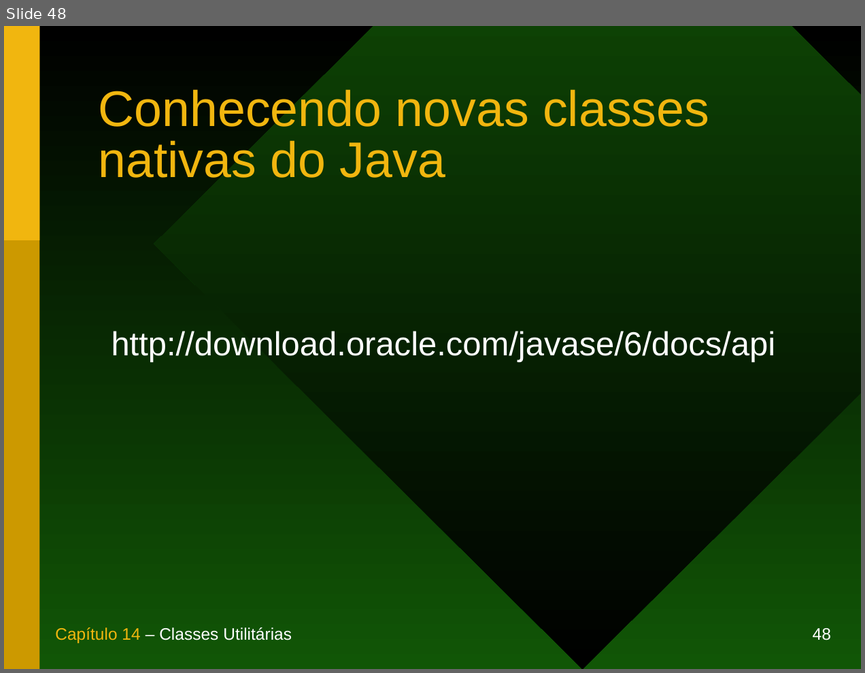
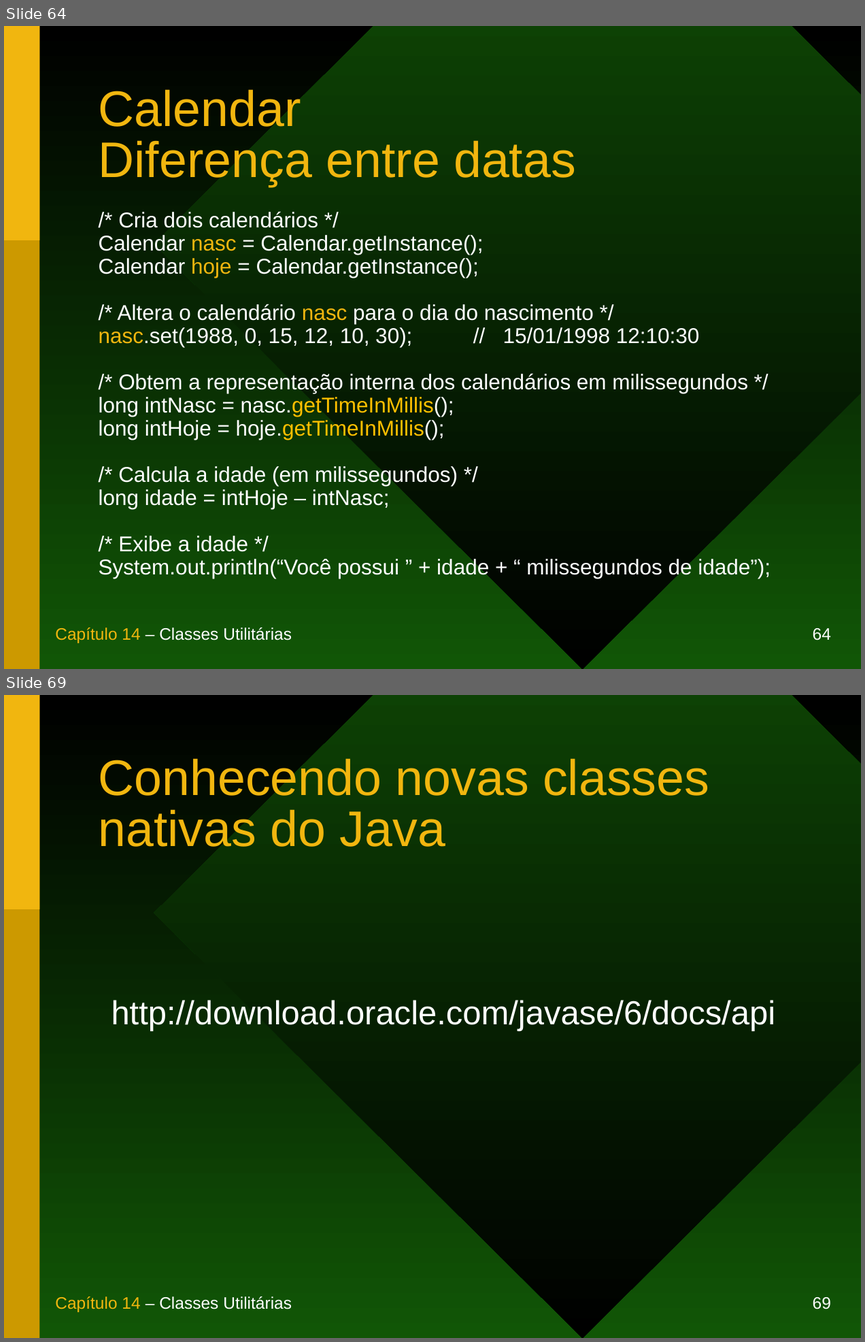
Before and after one commit to duchesqui/slzvieira-training, a slide deck: 1-Java-Programmer-Modulo-I/14.Capitulo14.ppt. Shown one above the other, each under a label of ours: slide 48 before the commit, slides 64 and 69 after it; the slides between them are not shown. The pictures are 865x673 and 865x1342 pixels, drawn with LibreOffice and Linux fonts; fonts in the diff are those of the drawing. Boxes give left, top, right and bottom in pixels: in the first picture for what was removed or moved away, otherwise in the second. Text is boxed around its words. In the diff, an @@ line names an element or a change of style, - is before the commit and + after.

```diff
--- a/1-Java-Programmer-Modulo-I/14.Capitulo14.ppt
+++ b/1-Java-Programmer-Modulo-I/14.Capitulo14.ppt
@@ slide 64 added at <box>4,26,861,669</box>, background gradient #000000 to #115606; not listed: 5 template elements that a slide beside it also shows @@
@@ title added at <box>99,89,576,186</box>, 42 pt, text #F1B60F @@
+Calendar
+Diferença entre datas
@@ text added at <box>99,211,770,578</box>, 18 pt, text #FFFFFF @@
+/* Cria dois calendários */
+Calendar nasc = Calendar.getInstance();
+Calendar hoje = Calendar.getInstance();
+/* Altera o calendário nasc para o dia do nascimento */
+nasc.set(1988, 0, 15, 12, 10, 30); // 15/01/1998 12:10:30
+/* Obtem a representação interna dos calendários em milissegundos */
+long intNasc = nasc.getTimeInMillis();
+long intHoje = hoje.getTimeInMillis();
+/* Calcula a idade (em milissegundos) */
+long idade = intHoje – intNasc;
+/* Exibe a idade */
+System.out.println(“Você possui ” + idade + “ milissegundos de idade”);
@@ what was slide 48 is now slide 69 @@
@@ page number at <box>813,1297,831,1309</box>: text changed @@
-48
+69
```
Also in this commit, not shown: 2 slides changed, 20 other slides added.
